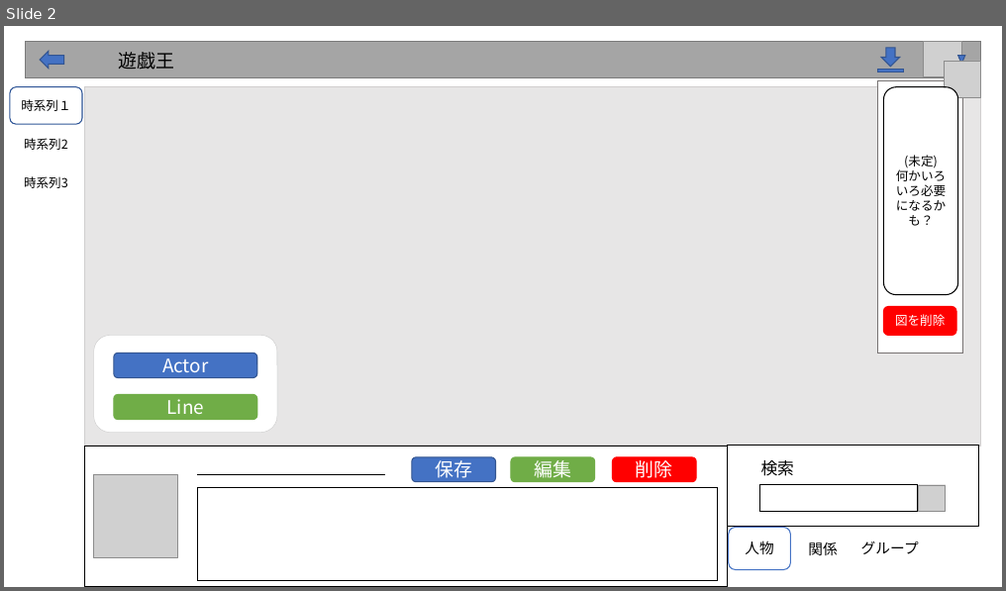
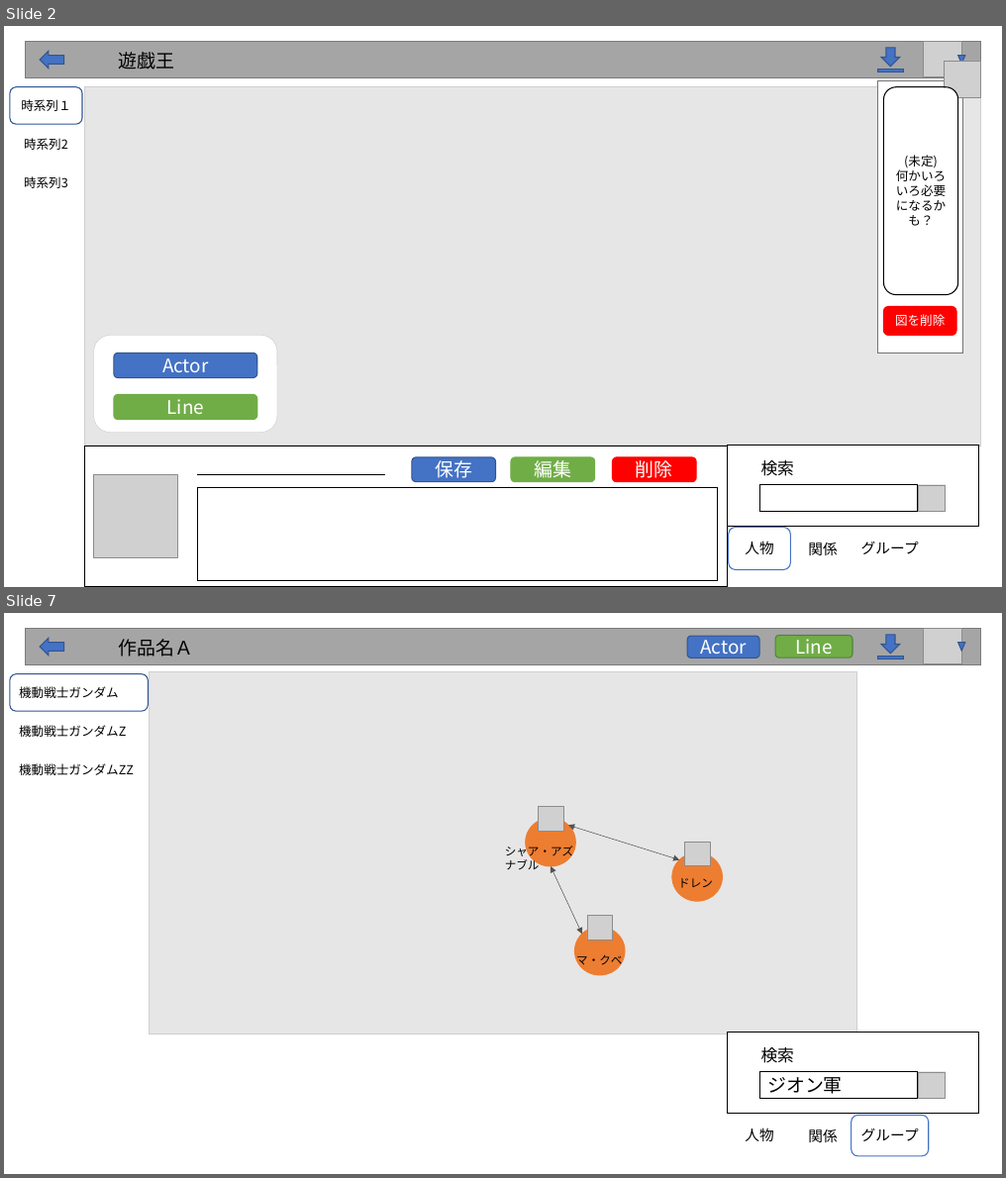
Before and after one commit to exitanz/graph, a slide deck: ゼミ用/02基本設計/画面設計図.pptx. Shown one above the other, each under a label of ours: slide 2 before the commit, slides 2 and 7 after it; the slides between them are not shown. The pictures are 1006x591 and 1006x1178 pixels, drawn with LibreOffice and Linux fonts; fonts in the diff are those of the drawing; grey boxes stand for pictures. Boxes give left, top, right and bottom in pixels: in the first picture for what was removed or moved away, otherwise in the second. Text is boxed around its words. In the diff, an @@ line names an element or a change of style, - is before the commit and + after.

```diff
--- a/ゼミ用/02基本設計/画面設計図.pptx
+++ b/ゼミ用/02基本設計/画面設計図.pptx
@@ slide 7 added at <box>4,613,1002,1174</box>, background #FFFFFF @@
@@ rectangle added at <box>25,628,981,665</box>, fill #A5A5A5, outline #7A7A7A 1 pt @@
@@ left arrow added at <box>40,638,63,655</box>, fill #4472C4, outline #325491 1 pt @@
@@ text added at <box>119,639,194,657</box>, 18 pt, text #000000 @@
+作品名Ａ
@@ rounded rectangle added at <box>687,636,759,659</box>, fill #4472C4, outline #325491 1 pt, 18 pt, text #FFFFFF @@
+Actor
@@ rounded rectangle added at <box>776,636,853,658</box>, fill #70AD47, outline #548235 1 pt, 18 pt, text #FFFFFF @@
+Line
@@ down arrow added at <box>881,635,899,654</box>, fill #4472C4, outline #325491 1 pt @@
@@ picture added at <box>924,628,962,663</box> @@
@@ triangle added at <box>958,642,965,651</box>, fill #4472C4, outline #325491 1 pt @@
@@ rectangle added at <box>877,656,904,659</box>, fill #4472C4, outline #325491 1 pt @@
@@ rounded rectangle added at <box>10,674,148,712</box>, fill #FFFFFF, outline #2F5597 1 pt, 12 pt, text #000000 @@
+機動戦士ガンダム
@@ rectangle added at <box>150,672,856,1035</box>, fill #E7E6E6, outline #D0CECE 1 pt @@
@@ rounded rectangle added at <box>10,713,148,750</box>, fill #FFFFFF, outline #FFFFFF 1 pt, 12 pt, text #000000 @@
+機動戦士ガンダムZ
@@ rounded rectangle added at <box>10,752,148,789</box>, fill #FFFFFF, outline #FFFFFF 1 pt, 12 pt, text #000000 @@
+機動戦士ガンダムZZ
@@ ellipse added at <box>526,818,576,866</box>, fill #ED7D31, outline #ED7D31 1 pt @@
@@ picture added at <box>538,807,563,832</box> @@
@@ text added at <box>505,844,573,870</box>, 11 pt, text #000000 @@
+シャア・アズナブル
@@ double arrow added from (680, 861) to (568, 826), #525252 0.5 pt @@
@@ picture added at <box>684,842,710,866</box> @@
@@ double arrow added from (582, 934) to (550, 866), #525252 0.5 pt @@
@@ ellipse added at <box>672,854,723,901</box>, fill #ED7D31, outline #ED7D31 1 pt @@
@@ text added at <box>678,878,713,888</box>, 11 pt, text #000000 @@
+ドレン
@@ ellipse added at <box>575,928,626,975</box>, fill #ED7D31, outline #ED7D31 1 pt @@
@@ picture added at <box>587,916,613,940</box> @@
@@ text added at <box>576,956,622,968</box>, 11 pt, text #000000 @@
+マ・クベ
@@ rectangle added at <box>727,1033,979,1114</box>, fill #FFFFFF, outline #000000 1 pt @@
@@ text added at <box>761,1048,795,1063</box>, 16 pt, text #000000 @@
+検索
@@ rectangle added at <box>760,1072,918,1099</box>, fill #FFFFFF, outline #000000 1 pt, 18 pt, text #000000 @@
+ジオン軍
@@ rectangle added at <box>919,1072,945,1098</box>, fill #E7E6E6, outline #E7E6E6 1 pt @@
@@ picture added at <box>919,1072,945,1098</box> @@
@@ rounded rectangle added at <box>792,1115,854,1157</box>, fill #FFFFFF, outline #FFFFFF 1 pt, 14 pt, text #000000 @@
+関係
@@ rounded rectangle added at <box>851,1115,929,1157</box>, fill #FFFFFF, outline #4472C4 1 pt, 14 pt, text #000000 @@
+グループ
@@ text added at <box>745,1128,773,1142</box>, 14 pt, text #000000 @@
+人物
```
Also in this commit, not shown: 1 slide changed, 3 other slides added, 5 other files.
